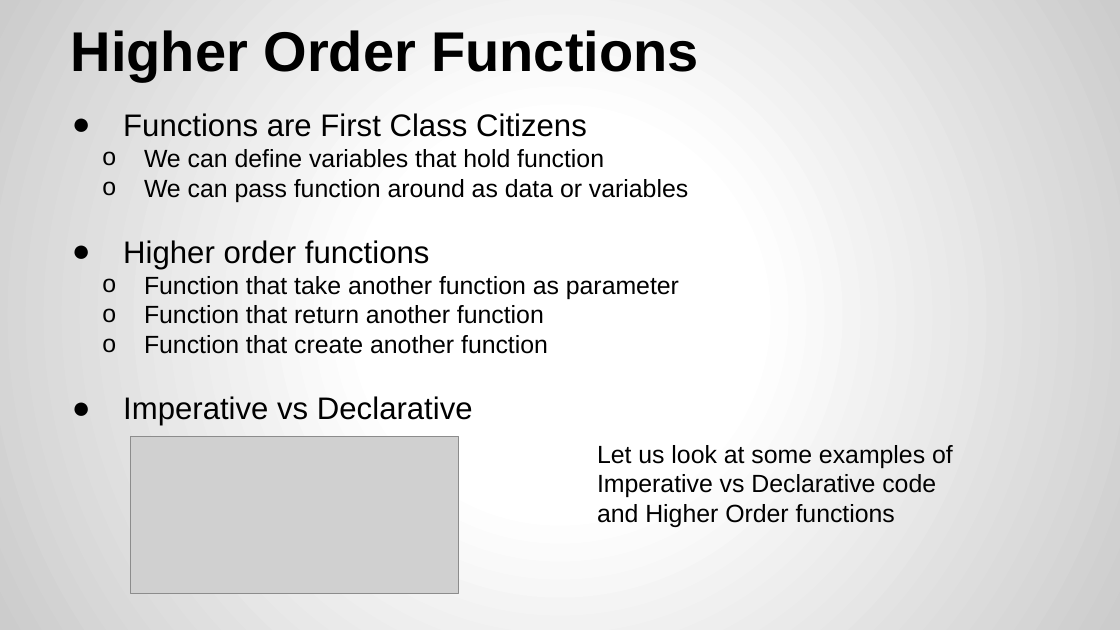
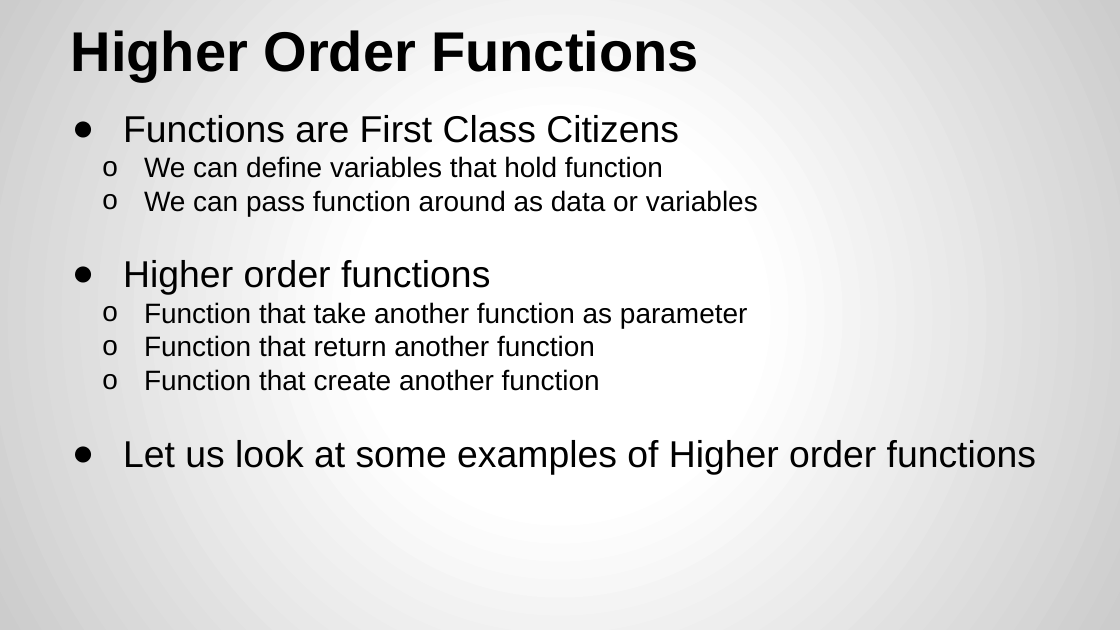
Before and after one commit to yogeshrnaik/presentations, a slide deck: slide 12 of Functional Programming with Java 8.pptx (slide 11 before the commit). Drawn at 1120x630 pixels with LibreOffice and Linux fonts; fonts in the diff are those of the drawing; grey boxes stand for pictures. Boxes give left, top, right and bottom in pixels: in the first picture for what was removed or moved away, otherwise in the second. Text is boxed around its words. In the diff, an @@ line names an element or a change of style, - is before the commit and + after.

Commit message:
added more slides

```diff
--- a/Functional Programming with Java 8.pptx
+++ b/Functional Programming with Java 8.pptx
@@ text at [123,115,758,391]: size 20 to 24 pt in "Functions are First Class Citizens", "Higher order functions"; size 16 to 18 pt in "We can define variables that hold function", "We can pass function around as data ...", "Function that take another function as parameter", "Function that return another function" and 1 more places @@
@@ text at [123,440,1036,474]: text changed; size 20 to 24 pt @@
-● Imperative vs Declarative
+● Let us look at some examples of Higher order functions
@@ picture removed at [131,437,459,594] @@
@@ text removed at [597,445,953,527] @@
-  Let us look at some examples of Imperative vs Declarative code
-  and Higher Order functions
```
Also in this commit, not shown: 7 other slides changed, 5 slides added.
